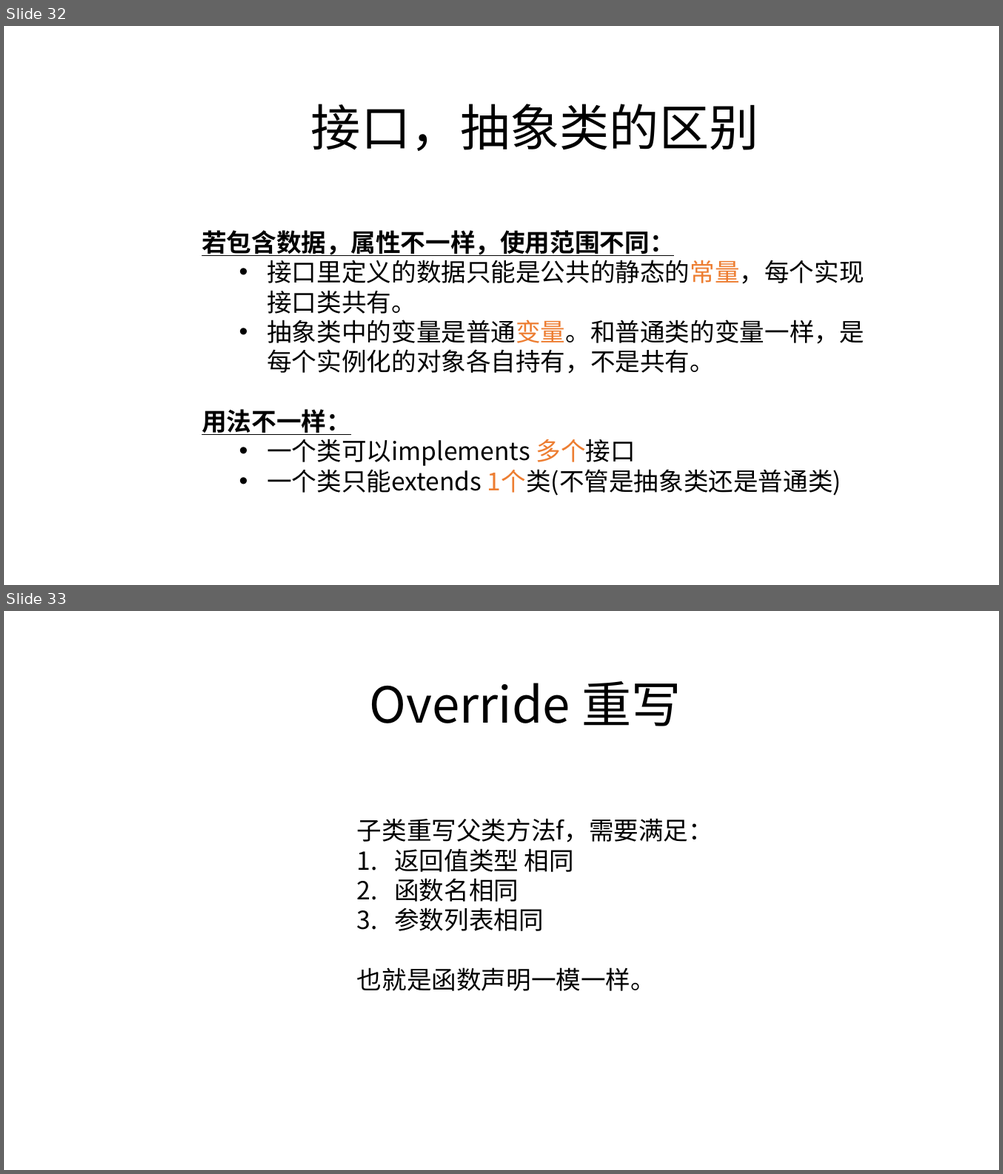
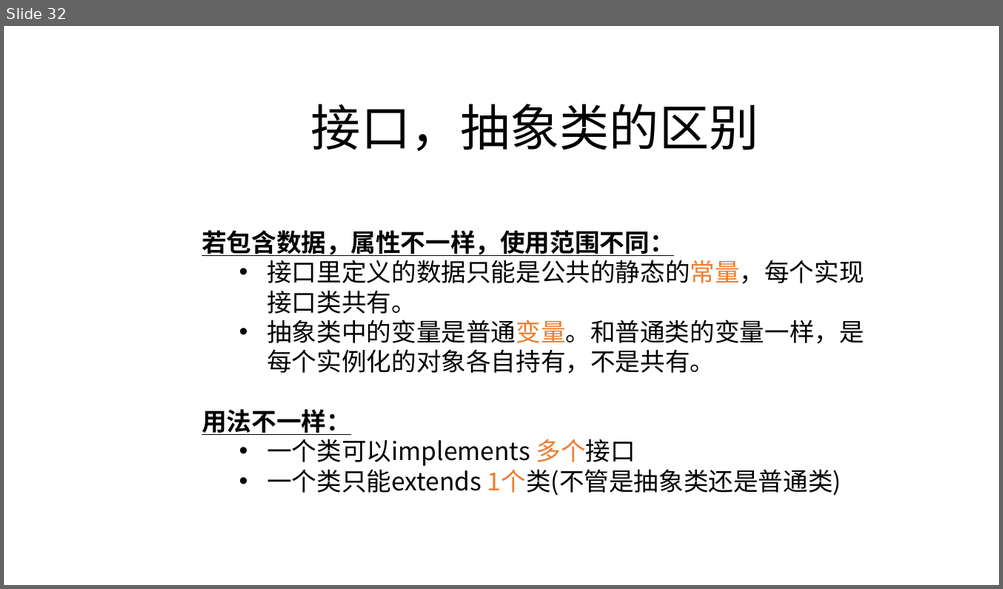
Before and after one commit to zjyesir/hmc_java_1, a slide deck: ppt/12.抽象类和接口.pptx. Shown one above the other, each under a label of ours: slides 32 and 33 before the commit, slide 32 after it. The pictures are 1003x1174 and 1003x589 pixels, drawn with LibreOffice and Linux fonts; fonts in the diff are those of the drawing; background and template pictures are left out. Boxes give left, top, right and bottom in pixels: in the first picture for what was removed or moved away, otherwise in the second. Text is boxed around its words. In the diff, an @@ line names an element or a change of style, - is before the commit and + after.

```diff
--- a/ppt/12.抽象类和接口.pptx
+++ b/ppt/12.抽象类和接口.pptx
@@ slide 33 removed at [4,611,999,1170], background picture (left out) @@
@@ text removed at [370,681,680,726] @@
-Override 重写
@@ text removed at [357,818,713,991] @@
-  子类重写父类方法f，需要满足：
-  1. 返回值类型 相同
-  2. 函数名相同
-  3. 参数列表相同
-  也就是函数声明一模一样。
```
Also in this commit, not shown: 18 other slides removed.
